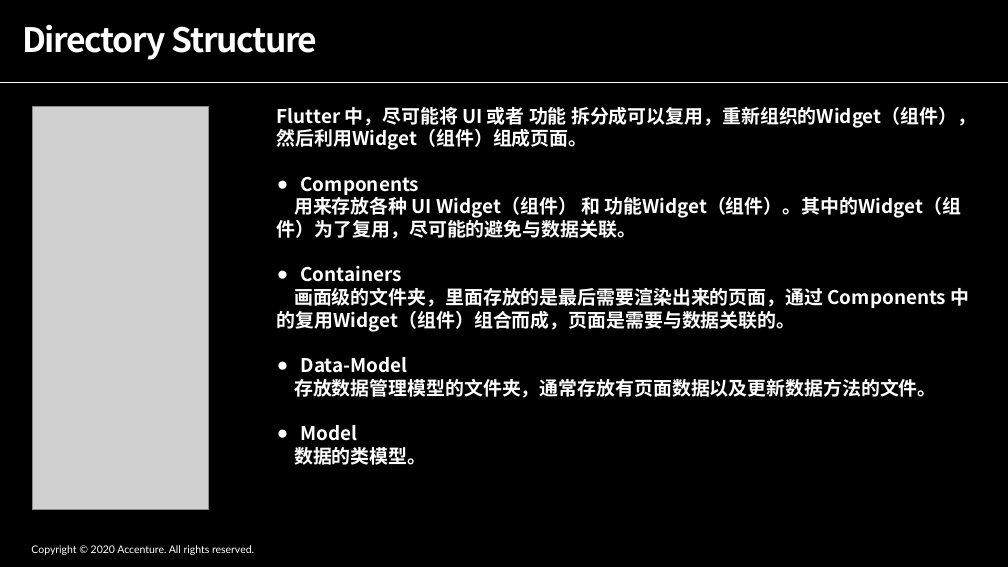
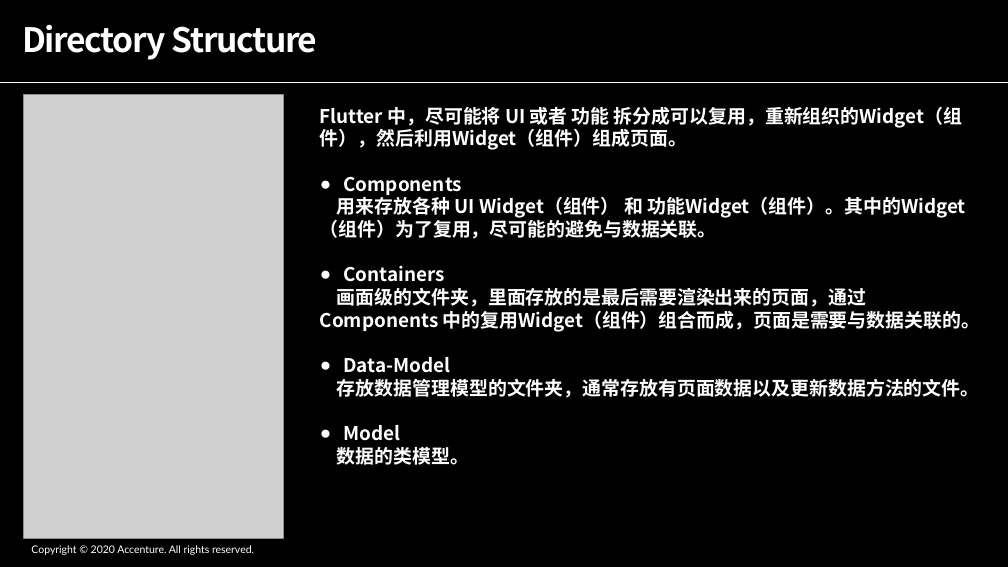
Before and after one commit to ShadowTricker/flutter_common, a slide deck: slide 4 of flutter_common.pptx (slide 3 before the commit). Drawn at 1008x567 pixels with LibreOffice and Linux fonts; fonts in the diff are those of the drawing; grey boxes stand for pictures. Boxes give left, top, right and bottom in pixels: in the first picture for what was removed or moved away, otherwise in the second. Text is boxed around its words. In the diff, an @@ line names an element or a change of style, - is before the commit and + after.

```diff
--- a/flutter_common.pptx
+++ b/flutter_common.pptx
@@ picture: place and size @@
-picture at box(32, 107, 209, 510)
+picture at box(24, 94, 284, 538)
@@ text "Flutter 中，尽可能将 UI 或者 功能 ..." rewrapped from box(277, 107, 976, 465) to box(320, 107, 980, 465) @@
```
Also in this commit, not shown: 5 other slides changed, 3 slides added, 1 slide removed, 2 other files.
